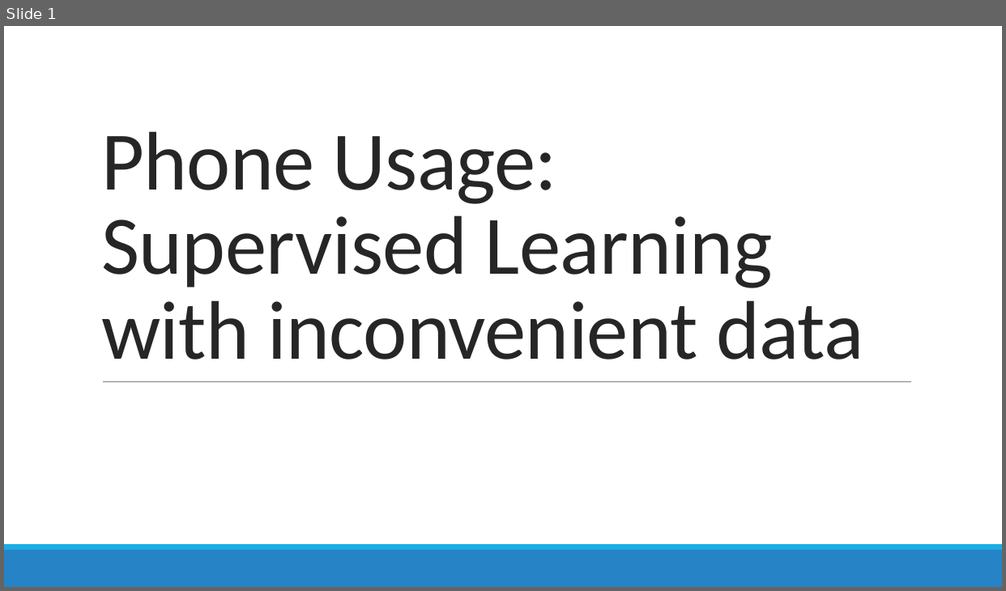
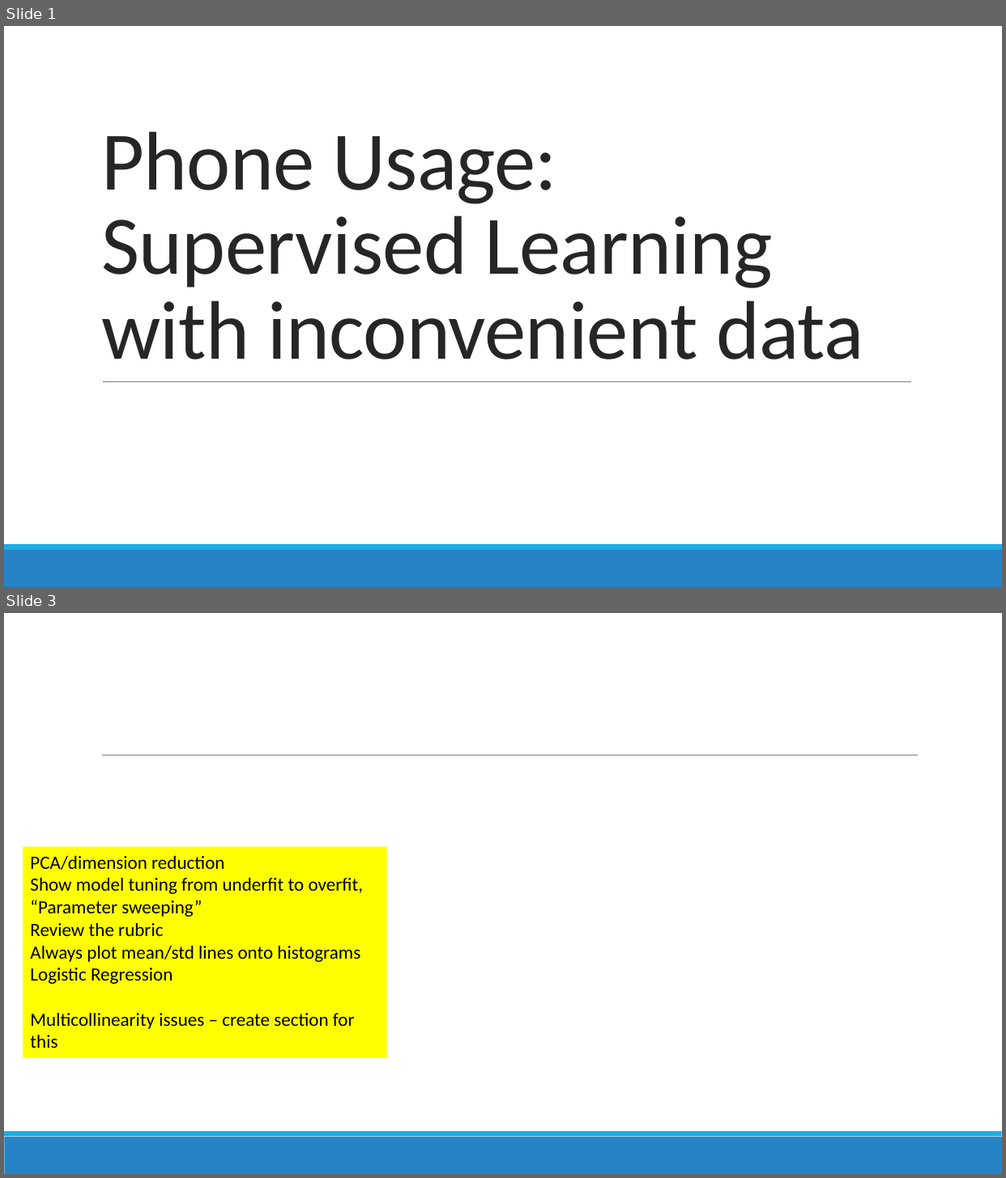
Before and after one commit to conditg/predicting-disruption, a slide deck: Capstone.pptx. Shown one above the other, each under a label of ours: slide 1 before the commit, slides 1 and 3 after it; the slides between them are not shown. The pictures are 1006x591 and 1006x1178 pixels, drawn with LibreOffice and Linux fonts; fonts in the diff are those of the drawing. Boxes give left, top, right and bottom in pixels: in the first picture for what was removed or moved away, otherwise in the second. Text is boxed around its words. In the diff, an @@ line names an element or a change of style, - is before the commit and + after.

```diff
--- a/Capstone.pptx
+++ b/Capstone.pptx
@@ slide 3 added at [4,613,1002,1174], background #FFFFFF; not listed: 2 template elements that a slide beside it also shows @@
@@ line added from (102, 756) to (918, 756), #808080 0.5 pt @@
@@ rectangle added at [23,846,386,1059], fill #FFFF00, 18 pt, text #000000 @@
+PCA/dimension reduction
+Show model tuning from underfit to overfit, “Parameter sweeping”
+Review the rubric
+Always plot mean/std lines onto histograms
+Logistic Regression
+Multicollinearity issues – create section for this
```
Also in this commit, not shown: 3 slides changed, 9 other slides added, 2 other files.
